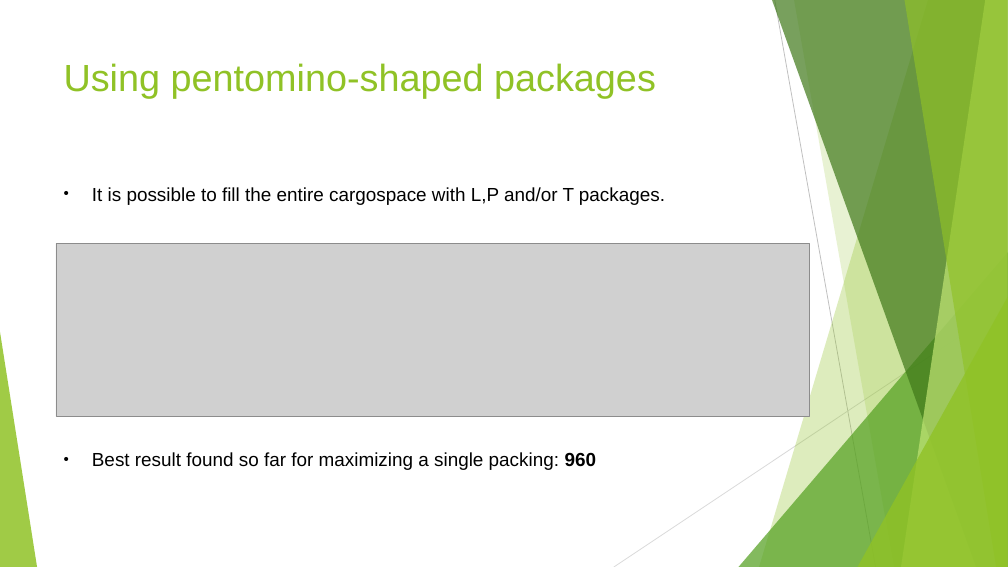
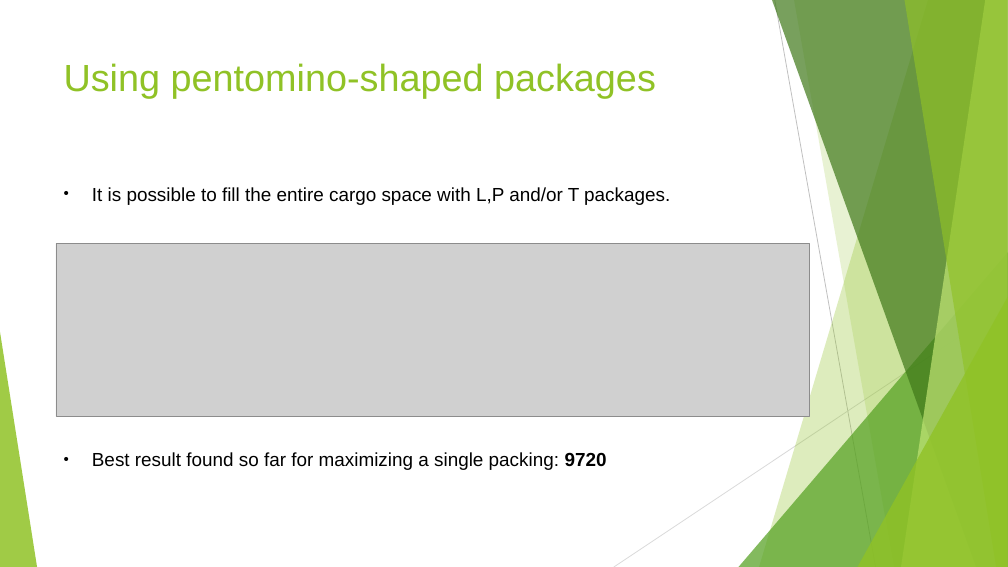
Before and after one commit to swengeler/PP3, a slide deck: slide 19 of Report, presentation and related stuff/Knapsack_problem.pptx. Drawn at 1008x567 pixels with LibreOffice and Linux fonts; fonts in the diff are those of the drawing; grey boxes stand for pictures. Boxes give left, top, right and bottom in pixels: in the first picture for what was removed or moved away, otherwise in the second. Text is boxed around its words. In the diff, an @@ line names an element or a change of style, - is before the commit and + after.

```diff
--- a/Report, presentation and related stuff/Knapsack_problem.pptx
+++ b/Report, presentation and related stuff/Knapsack_problem.pptx
@@ text at bbox=[92, 187, 670, 470]: text changed @@
-• It is possible to fill the entire cargospace with L,P and/or T packages.
-• Best result found so far for maximizing a single packing: 960
+• It is possible to fill the entire cargo space with L,P and/or T packages.
+• Best result found so far for maximizing a single packing: 9720
```
Also in this commit, not shown: 2 other slides changed, 10 other files.
